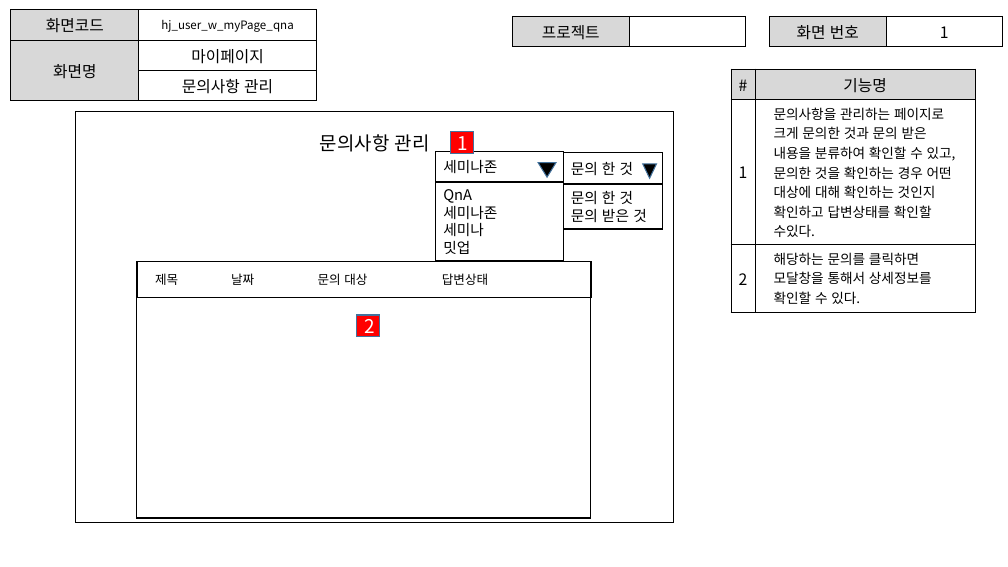
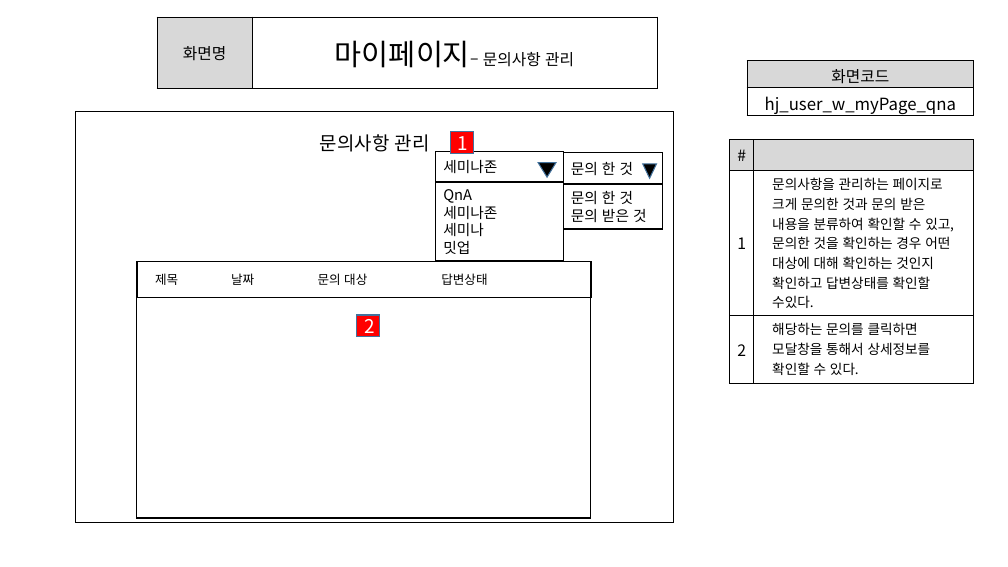
Before and after one commit to ezenteam2/e-Zone, a slide deck: slide 18 of 0 발표용 파워포인트/project05 - 파워포인트 종합 - 형준.pptx. Drawn at 1008x567 pixels with LibreOffice and Linux fonts; fonts in the diff are those of the drawing. Boxes give left, top, right and bottom in pixels: in the first picture for what was removed or moved away, otherwise in the second. Text is boxed around its words. In the diff, an @@ line names an element or a change of style, - is before the commit and + after.

```diff
--- a/0 발표용 파워포인트/project05 - 파워포인트 종합 - 형준.pptx
+++ b/0 발표용 파워포인트/project05 - 파워포인트 종합 - 형준.pptx
@@ table at (157, 17, 657, 88) @@
-row 1: 화면코드 | hj_user_w_myPage_qna
-row 2: 화면명 | 마이페이지
-row 3:  | 문의사항 관리
+row 1: 화면명 | 마이페이지– 문의사항 관리
@@ table: place and size @@
-table at (11, 10, 316, 98)
+table at (157, 17, 657, 88)
@@ table removed at (513, 17, 746, 43), 1 rows, 2 columns @@
-프로젝트 | 
@@ table removed at (770, 17, 1003, 44), 1 rows, 2 columns @@
-화면 번호 | 1
@@ table added at (747, 61, 974, 119), 2 rows, 1 columns @@
+화면코드
+hj_user_w_myPage_qna
@@ table at (730, 140, 974, 379) @@
-row 1, column 2: 기능명
+row 1, column 2: 
@@ table: place and size @@
-table at (731, 70, 975, 308)
+table at (730, 140, 974, 379)
```
Also in this commit, not shown: 30 other slides changed, 1 slide removed.
